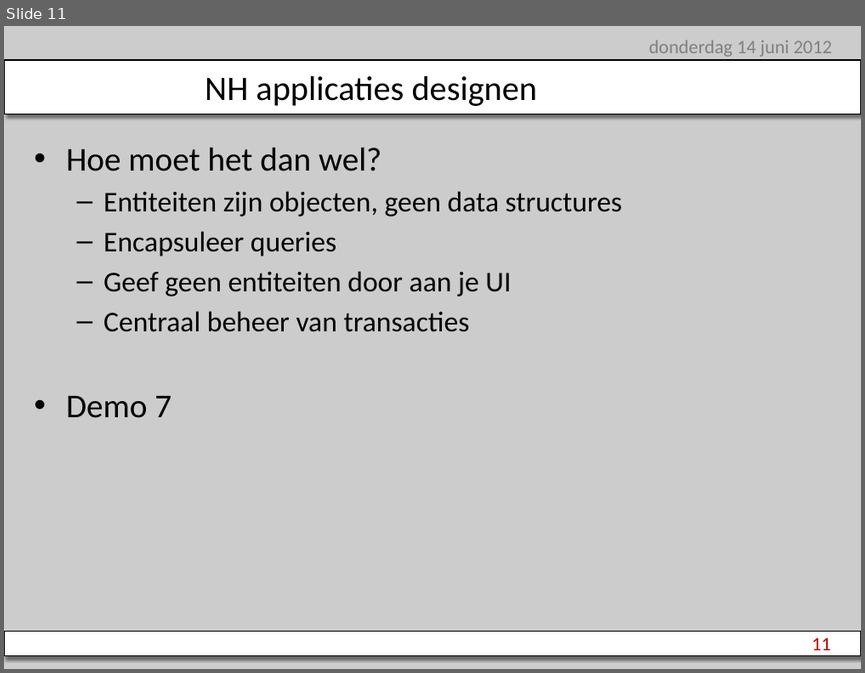
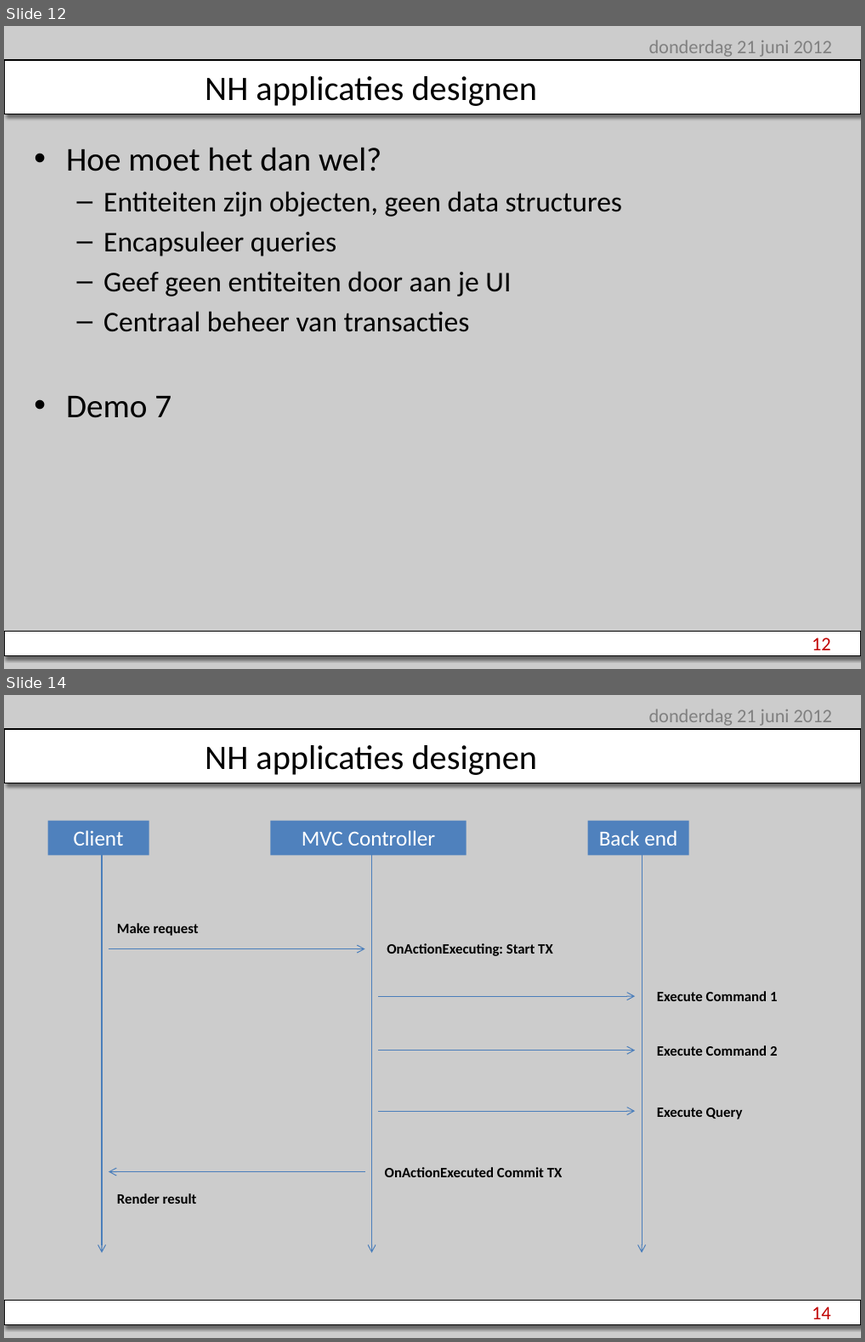
Before and after one commit to stevenlauwers22/NHibernate.QFrameBootcamp, a slide deck: NHibernateCourse.pptx. Shown one above the other, each under a label of ours: slide 11 before the commit, slides 12 and 14 after it; the slides between them are not shown. The pictures are 865x673 and 865x1342 pixels, drawn with LibreOffice and Linux fonts; fonts in the diff are those of the drawing; background and template pictures are left out. Boxes give left, top, right and bottom in pixels: in the first picture for what was removed or moved away, otherwise in the second. Text is boxed around its words. In the diff, an @@ line names an element or a change of style, - is before the commit and + after.

```diff
--- a/NHibernateCourse.pptx
+++ b/NHibernateCourse.pptx
@@ slide 14 added at <box>4,695,861,1338</box>, background #CCCCCC; not listed: 2 template elements that a slide beside it also shows @@
@@ text added at <box>649,709,832,726</box>, 16 pt, text #808080 @@
+donderdag 21 juni 2012
@@ title added at <box>205,745,538,775</box>, 28.8 pt, text #000000 @@
+NH applicaties designen
@@ rectangle added at <box>47,821,148,855</box>, fill #4F81BD, 18 pt, text #FFFFFF @@
+Client
@@ rectangle added at <box>270,821,466,855</box>, fill #4F81BD, 18 pt, text #FFFFFF @@
+MVC Controller
@@ rectangle added at <box>587,821,688,855</box>, fill #4F81BD, 18 pt, text #FFFFFF @@
+Back end
@@ arrow added from (102, 854) to (102, 1253), #4B7EBC 0.75 pt @@
@@ arrow added from (371, 854) to (371, 1253), #4B7EBC 0.75 pt @@
@@ arrow added from (642, 854) to (642, 1253), #4B7EBC 0.75 pt @@
@@ text added at <box>117,923,199,936</box>, 12 pt, text #000000, bold @@
+Make request
@@ arrow added from (109, 948) to (364, 948), #4B7EBC 0.75 pt @@
@@ text added at <box>386,943,553,956</box>, 12 pt, text #000000, bold @@
+OnActionExecuting: Start TX
@@ arrow added from (378, 996) to (635, 996), #4B7EBC 0.75 pt @@
@@ text added at <box>657,991,777,1001</box>, 12 pt, text #000000, bold @@
+Execute Command 1
@@ arrow added from (378, 1049) to (635, 1049), #4B7EBC 0.75 pt @@
@@ text added at <box>657,1045,777,1055</box>, 12 pt, text #000000, bold @@
+Execute Command 2
@@ arrow added from (378, 1111) to (635, 1111), #4B7EBC 0.75 pt @@
@@ text added at <box>657,1107,743,1119</box>, 12 pt, text #000000, bold @@
+Execute Query
@@ arrow added from (364, 1171) to (109, 1171), #4B7EBC 0.75 pt @@
@@ text added at <box>385,1167,562,1177</box>, 12 pt, text #000000, bold @@
+OnActionExecuted Commit TX
@@ text added at <box>117,1193,197,1203</box>, 12 pt, text #000000, bold @@
+Render result
@@ page number added at <box>812,1306,831,1319</box>, 16 pt, text #C00000 @@
+14
@@ what was slide 11 is now slide 12 @@
@@ slide 12 changed as well @@
@@ text at <box>649,40,832,57</box>: text changed @@
-donderdag 14 juni 2012
+donderdag 21 juni 2012
@@ page number at <box>812,637,831,650</box>: text changed @@
-11
+12
```
Also in this commit, not shown: 11 other slides changed, 2 other slides added, 9 other files.
